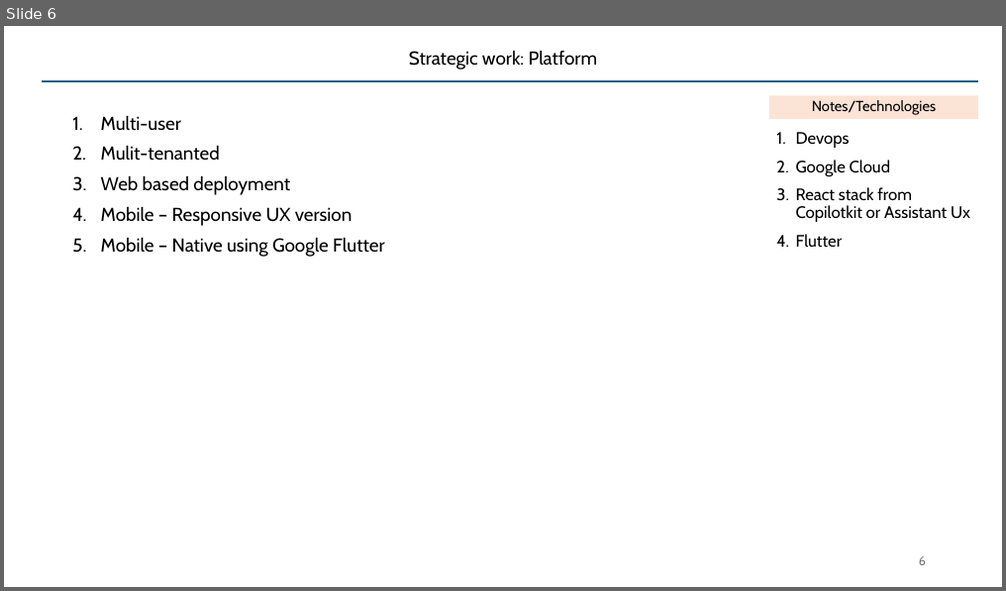
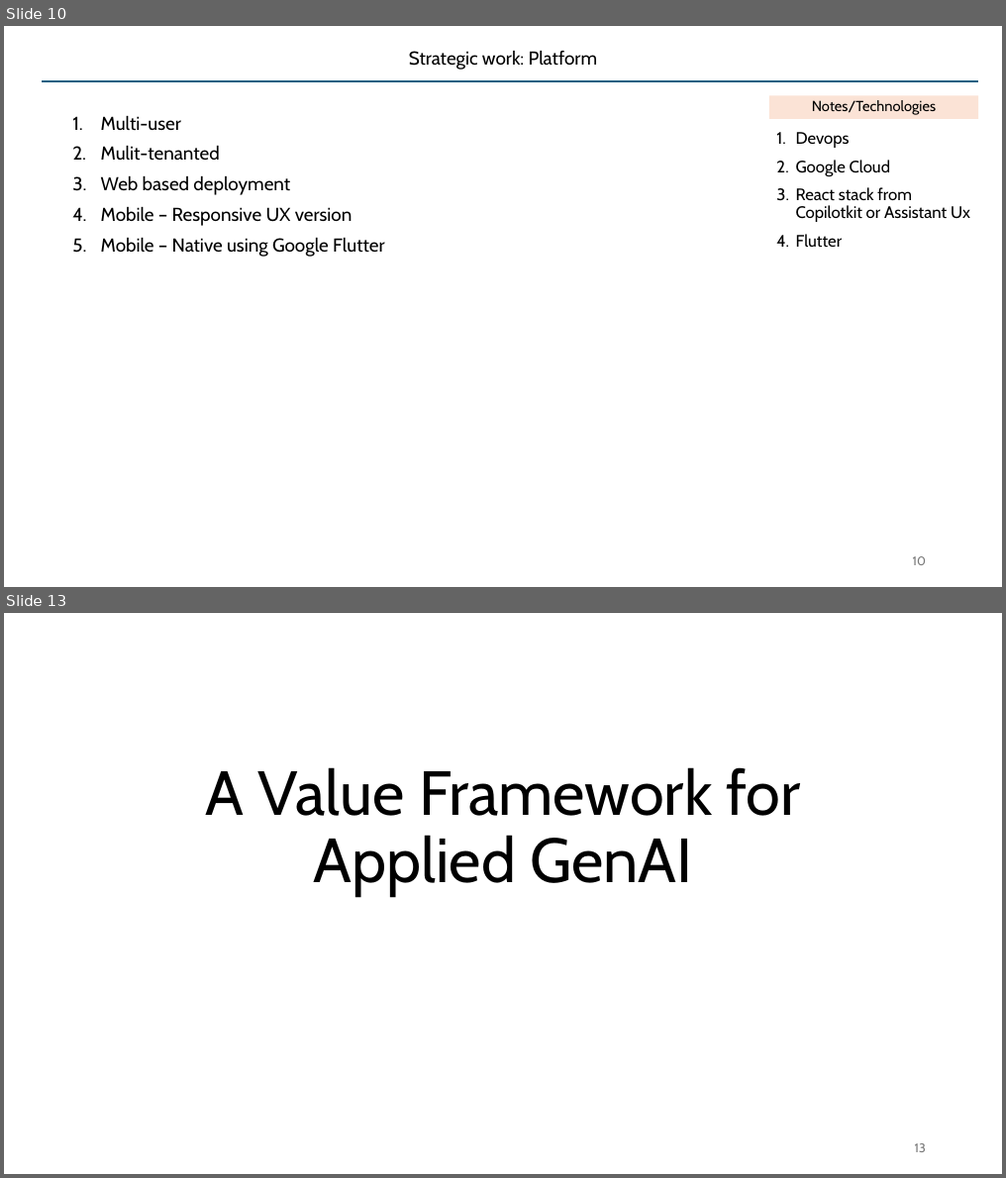
Before and after one commit to SatyaKomatineni/articles-repo, a slide deck: architecture/applied-genai-testbed.pptx. Shown one above the other, each under a label of ours: slide 6 before the commit, slides 10 and 13 after it; the slides between them are not shown. The pictures are 1006x591 and 1006x1178 pixels, drawn with LibreOffice and Linux fonts; fonts in the diff are those of the drawing. Boxes give left, top, right and bottom in pixels: in the first picture for what was removed or moved away, otherwise in the second. Text is boxed around its words. In the diff, an @@ line names an element or a change of style, - is before the commit and + after.

```diff
--- a/architecture/applied-genai-testbed.pptx
+++ b/architecture/applied-genai-testbed.pptx
@@ slide 13 added at [4,613,1002,1174], background #FFFFFF @@
@@ title added at [206,767,800,897], 60 pt, text #000000 @@
+A Value Framework for Applied GenAI
@@ page number added at [915,1144,926,1153], 12 pt, text #797979 @@
+13
@@ what was slide 6 is now slide 10 @@
@@ page number at [913,557,926,566]: text changed @@
-6
+10
```
Also in this commit, not shown: 3 slides changed, 13 other slides added.
